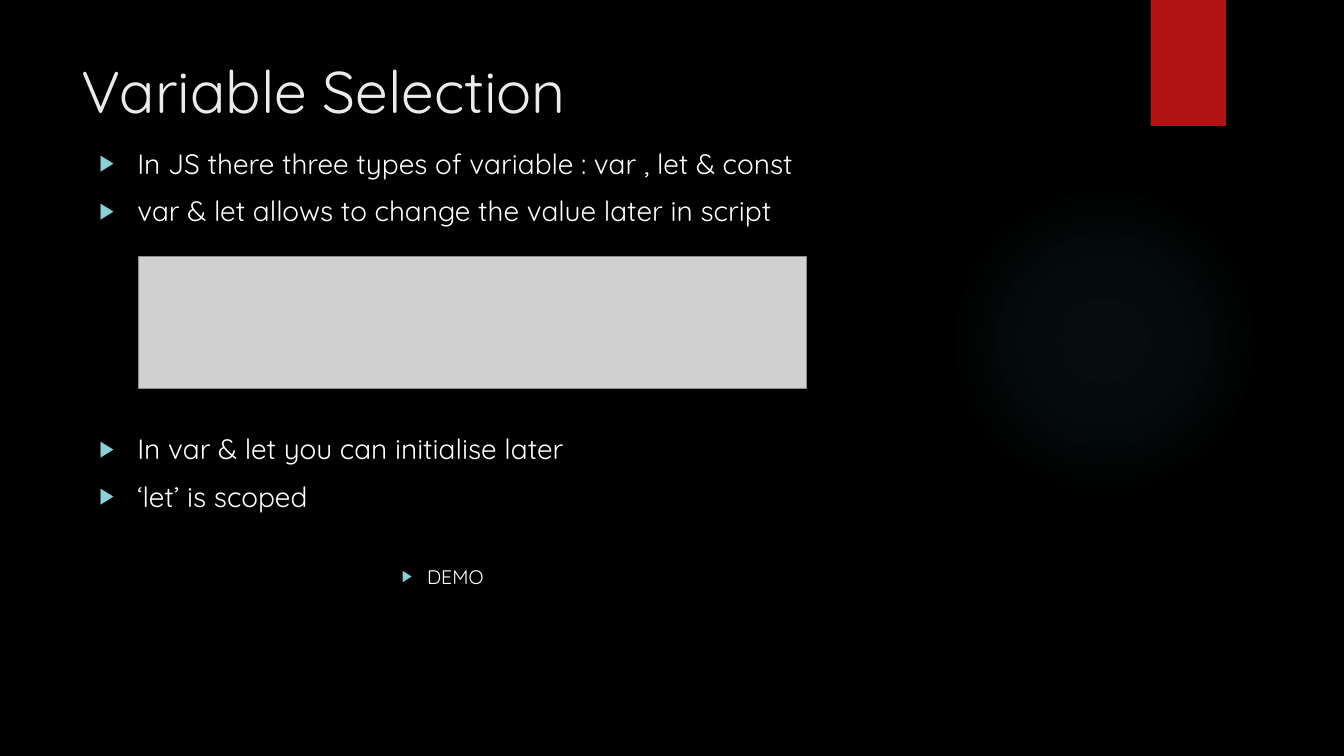
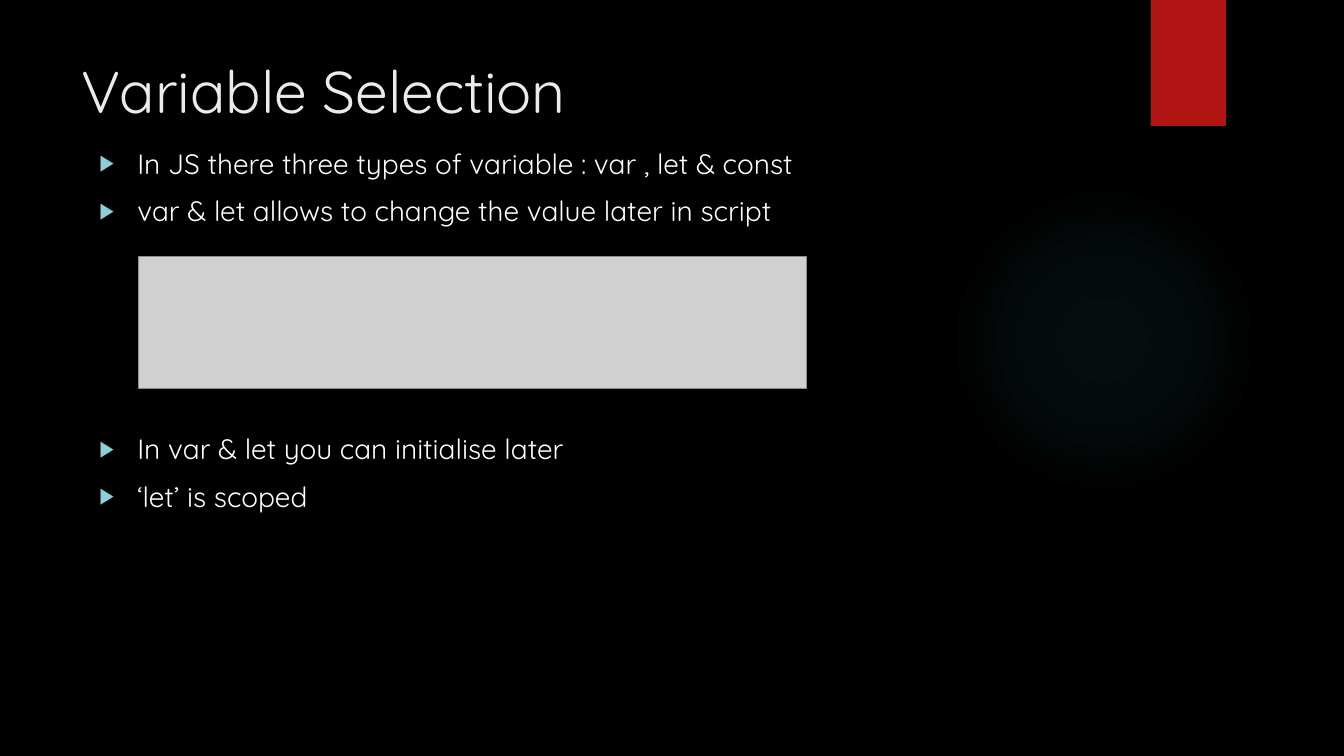
Before and after one commit to git-chinmay/my-JavaScript, a slide deck: slide 7 of JAVASCRPT.pptx. Drawn at 1344x756 pixels with LibreOffice and Linux fonts; fonts in the diff are those of the drawing; grey boxes stand for pictures; background and template pictures are left out. Boxes give left, top, right and bottom in pixels: in the first picture for what was removed or moved away, otherwise in the second. Text is boxed around its words. In the diff, an @@ line names an element or a change of style, - is before the commit and + after.

```diff
--- a/JAVASCRPT.pptx
+++ b/JAVASCRPT.pptx
@@ text at (x1=427, y1=570, x2=484, y2=584): paragraph removed @@
-            ▶ DEMO
```
Also in this commit, not shown: 1 other slide changed, 2 slides added, 1 other file.
